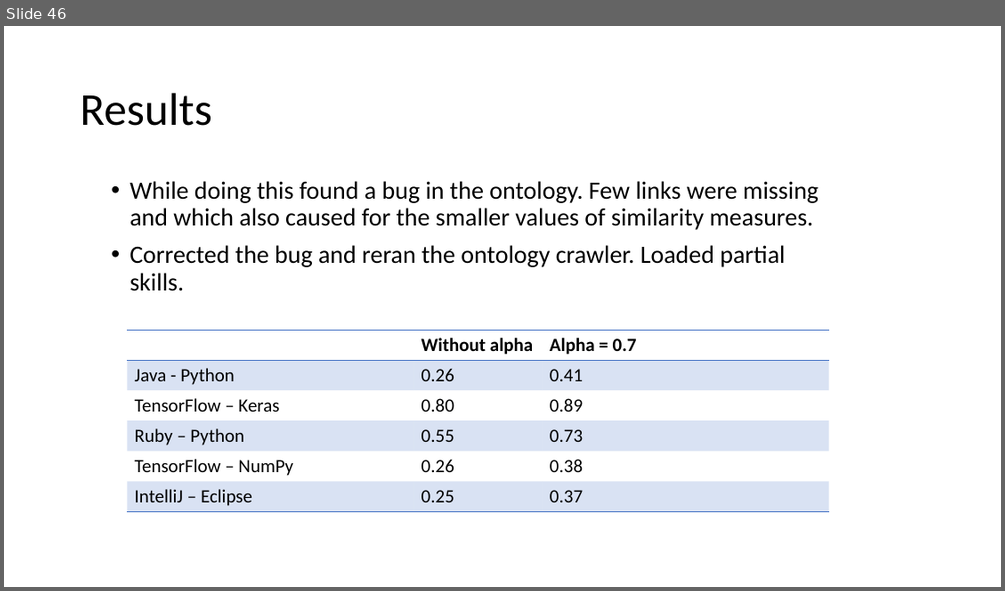
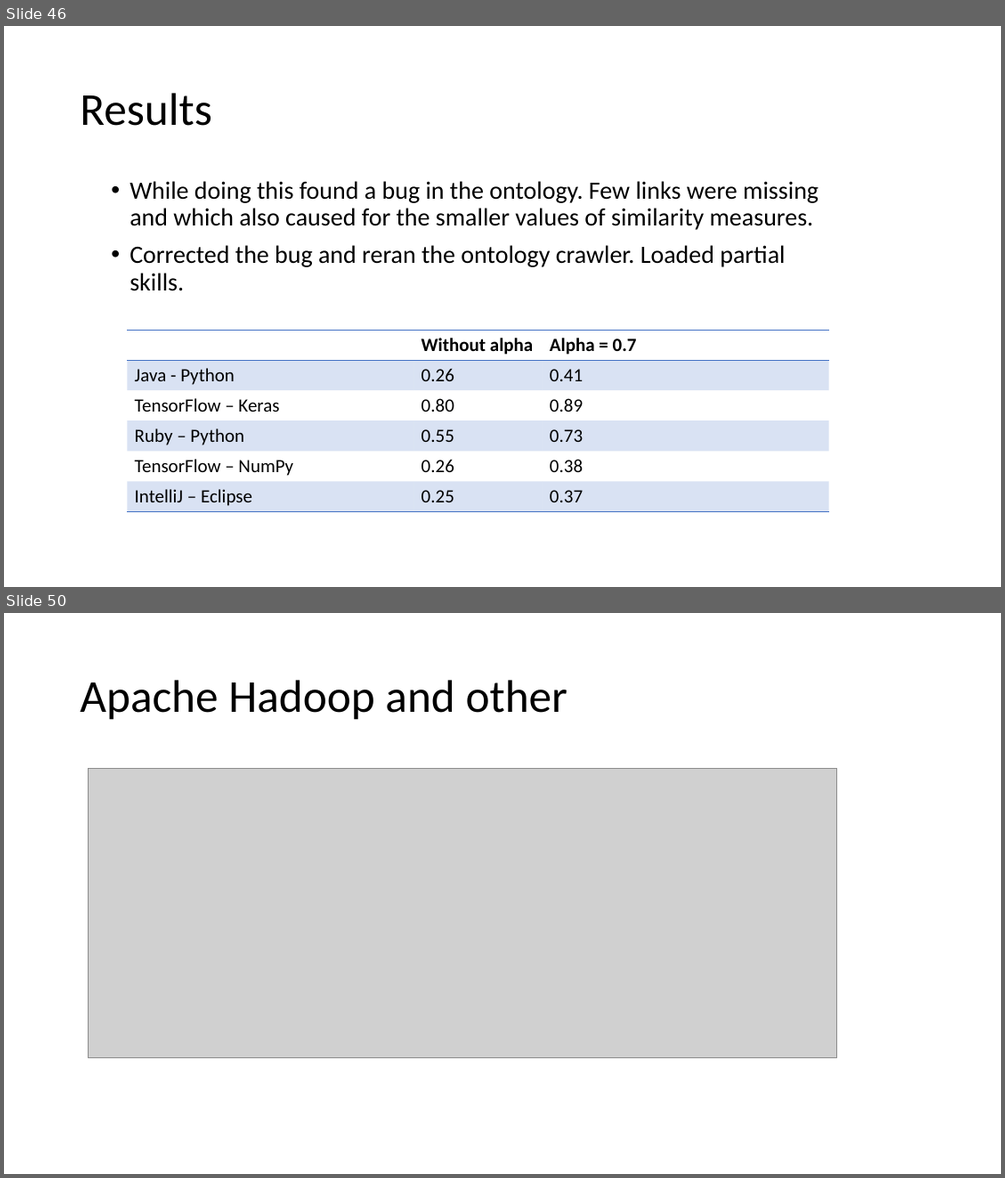
Before and after one commit to yeshbash/CS297, a slide deck: CS297-2.pptx. Shown one above the other, each under a label of ours: slide 46 before the commit, slides 46 and 50 after it; the slides between them are not shown. The pictures are 1005x591 and 1005x1178 pixels, drawn with LibreOffice and Linux fonts; fonts in the diff are those of the drawing; grey boxes stand for pictures. Boxes give left, top, right and bottom in pixels: in the first picture for what was removed or moved away, otherwise in the second. Text is boxed around its words. In the diff, an @@ line names an element or a change of style, - is before the commit and + after.

```diff
--- a/CS297-2.pptx
+++ b/CS297-2.pptx
@@ slide 50 added at (x1=4, y1=613, x2=1001, y2=1174), background #FFFFFF @@
@@ title added at (x1=80, y1=680, x2=568, y2=720), 44 pt, text #000000 @@
+Apache Hadoop and other
@@ picture added at (x1=88, y1=768, x2=837, y2=1057) @@
```
Also in this commit, not shown: 5 other slides added, 2 other files.
